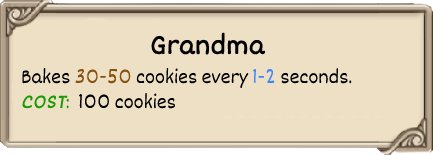
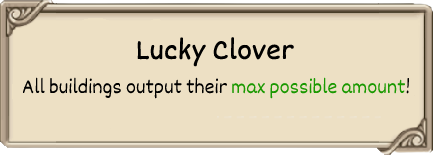
Two versions of the same layered image (433x155). Layer-by-layer changes:
renamed "Bakes 30-50 cookies every 1-2 se" to "All buildings output their max p", painted on it over [left=22, top=68, right=409, bottom=109]
renamed "Grandma" to "Lucky Clover", painted on it over [left=137, top=32, right=294, bottom=67]
